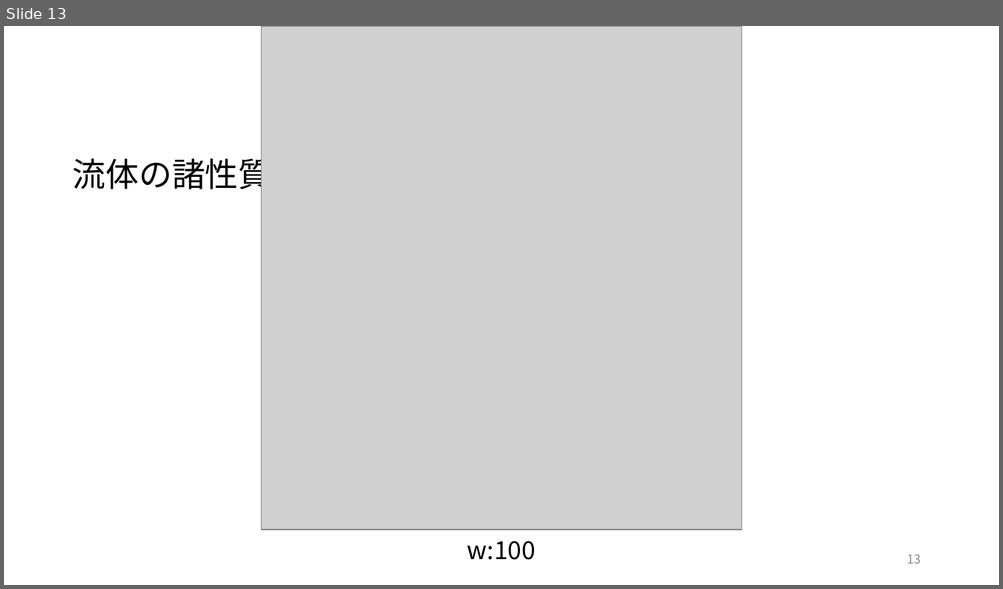
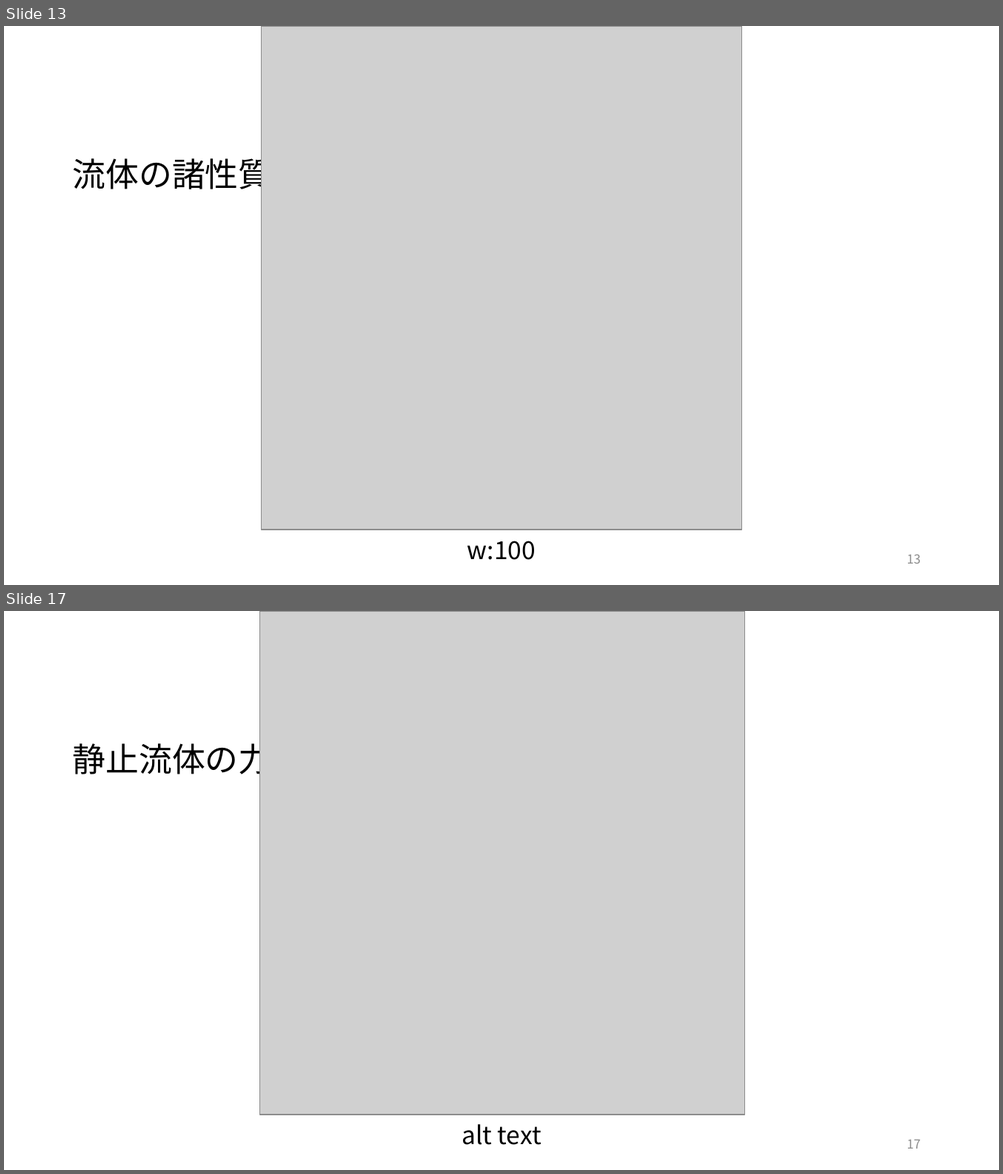
Before and after one commit to akmiccom/markdown_powerpoint, a slide deck: Basics_of_Fluid_Mechanics/Basics_of_Fluid_Mechanics.pptx. Shown one above the other, each under a label of ours: slide 13 before the commit, slides 13 and 17 after it; the slides between them are not shown. The pictures are 1003x589 and 1003x1174 pixels, drawn with LibreOffice and Linux fonts; fonts in the diff are those of the drawing; grey boxes stand for pictures; background and template pictures are left out. Boxes give left, top, right and bottom in pixels: in the first picture for what was removed or moved away, otherwise in the second. Text is boxed around its words. In the diff, an @@ line names an element or a change of style, - is before the commit and + after.

```diff
--- a/Basics_of_Fluid_Mechanics/Basics_of_Fluid_Mechanics.pptx
+++ b/Basics_of_Fluid_Mechanics/Basics_of_Fluid_Mechanics.pptx
@@ slide 17 added at (x1=4, y1=611, x2=999, y2=1170), background #FFFFFF @@
@@ picture added at (x1=259, y1=611, x2=745, y2=1115) @@
@@ title added at (x1=73, y1=738, x2=324, y2=780), 24 pt, text #000000 @@
+静止流体の力学2
@@ text added at (x1=461, y1=1125, x2=541, y2=1145), 18 pt, text #000000 @@
+alt text
@@ page number added at (x1=907, y1=1140, x2=921, y2=1149), 9 pt, text #8C8C8C @@
+17
```
Also in this commit, not shown: 4 other slides added, 16 other files.
